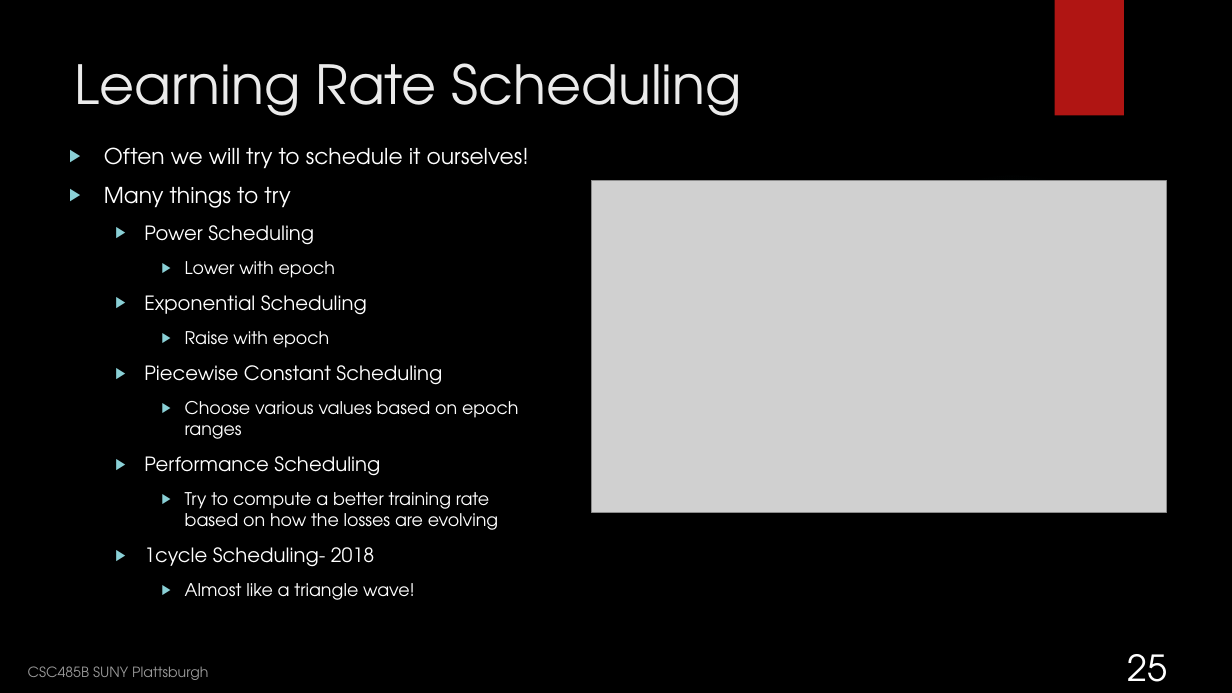
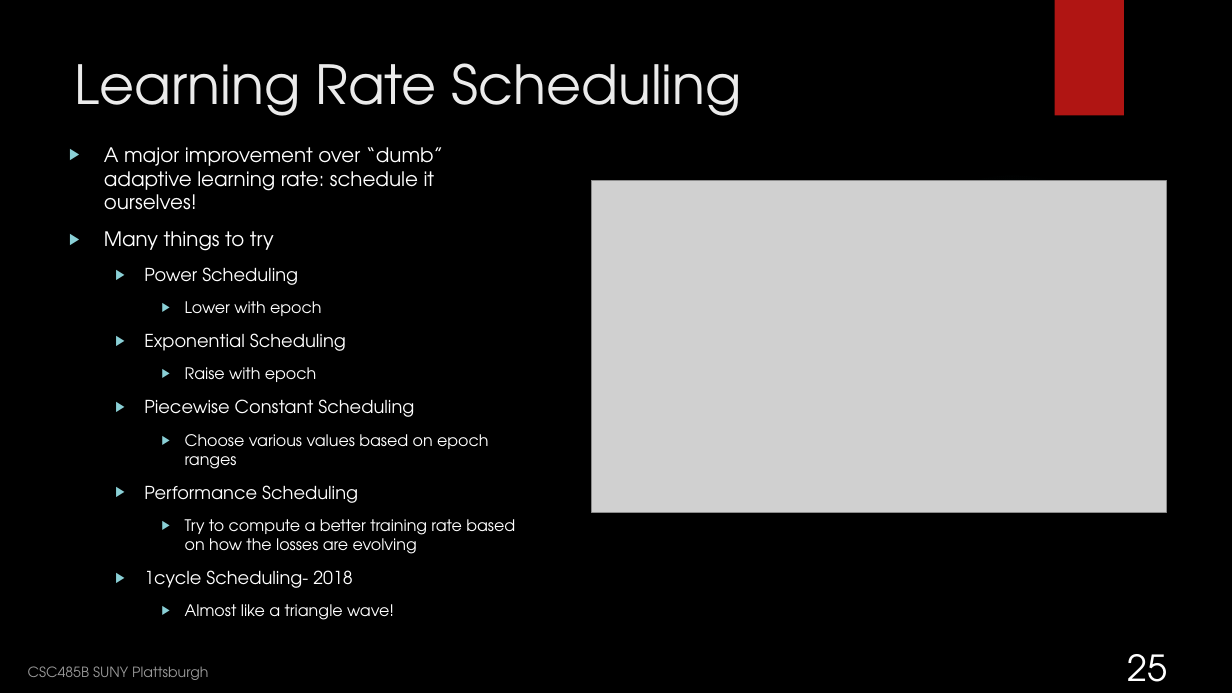
Before and after one commit to nedlecky/CSC485B, a slide deck: slide 25 of Class 22 Deep Learning- What's It All About.pptx. Drawn at 1232x693 pixels with LibreOffice and Linux fonts; fonts in the diff are those of the drawing; grey boxes stand for pictures; background and template pictures are left out. Boxes give left, top, right and bottom in pixels: in the first picture for what was removed or moved away, otherwise in the second. Text is boxed around its words. In the diff, an @@ line names an element or a change of style, - is before the commit and + after.

```diff
--- a/Class 22 Deep Learning- What's It All About.pptx
+++ b/Class 22 Deep Learning- What's It All About.pptx
@@ text at [104, 147, 443, 210]: text changed; size 17 to 15.5 pt @@
-▶ Often we will try to schedule it ourselves!
+▶ A major improvement over “dumb” adaptive learning rate: schedule it ourselves!
@@ text at [104, 231, 515, 620]: size 17 to 15.5 pt in "Many things to try"; size 15.3 to 13.9 pt in "Power Scheduling", "Exponential Scheduling", "Piecewise Constant Scheduling", "Performance Scheduling" and 1 more places; size 13.6 to 12.4 pt in "Lower with epoch", "Raise with epoch", "Choose various values based on epoch ranges", "Try to compute a better training rate ..." and 1 more places @@
```
Also in this commit, not shown: 2 other slides changed, 3 slides added, 6 other files.
